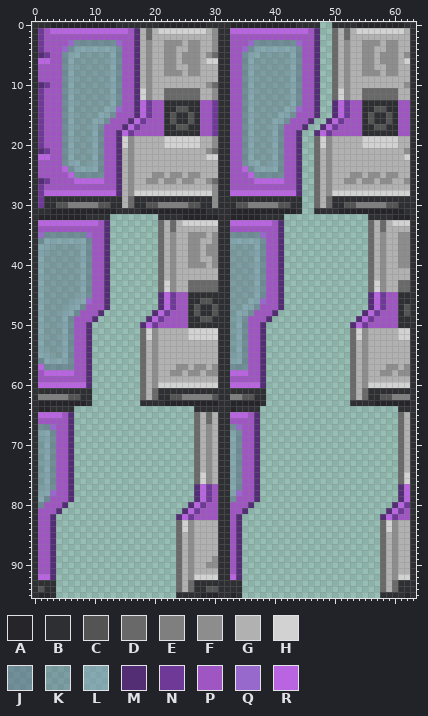
Edited in one commit: sprite sheet (Resources/Textures/Structures/Doors/Airlocks/Glass/science.rsi/opening.png). This is how it looked before the edit.
The file is 64x96 pixels.
Palette (. is transparent): A #25252a  B #2e2f33  C #545454  D #696969  E #7f7f7f  F #8d8d8d  G #b1b1b1  H #d2d2d2  J #51668187  K #5f798b79  L #7797af8a  M #532e74  N #6f3998  P #9f56c3  Q #9869cd  R #b965e2
And afterwards:
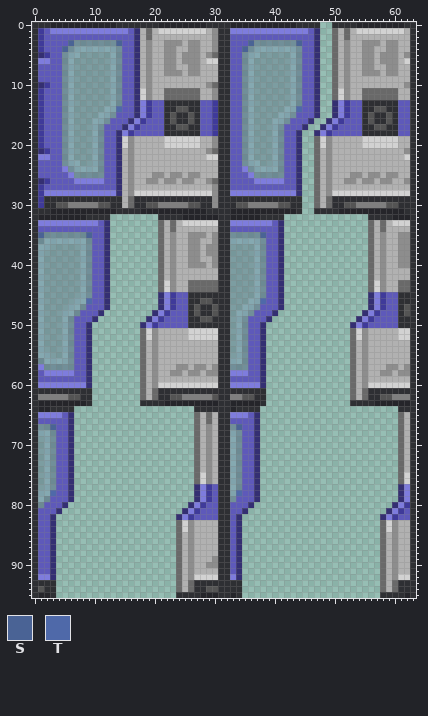
Colours new in this view: S #4a6395  T #4f69a9
Change:
Colour M changes from #532e74 to #342f72.
Colour N changes from #6f3998 to #3f3a9a.
Colour P changes from #9f56c3 to #5e59ba.
Colour R changes from #b965e2 to #7e7cdd.
The author changed colour Q to colour S in row 3 at x 6, 14, 36 and 44; in row 4 at x 5 and 35; in row 35 at x 1, 9 and 38; in row 67 at x 3 and 34.
The author changed colour Q to colour T in row 14 at x 14 and 44; in row 46 at x 9 and 38; in row 78 at x 3 and 34.
